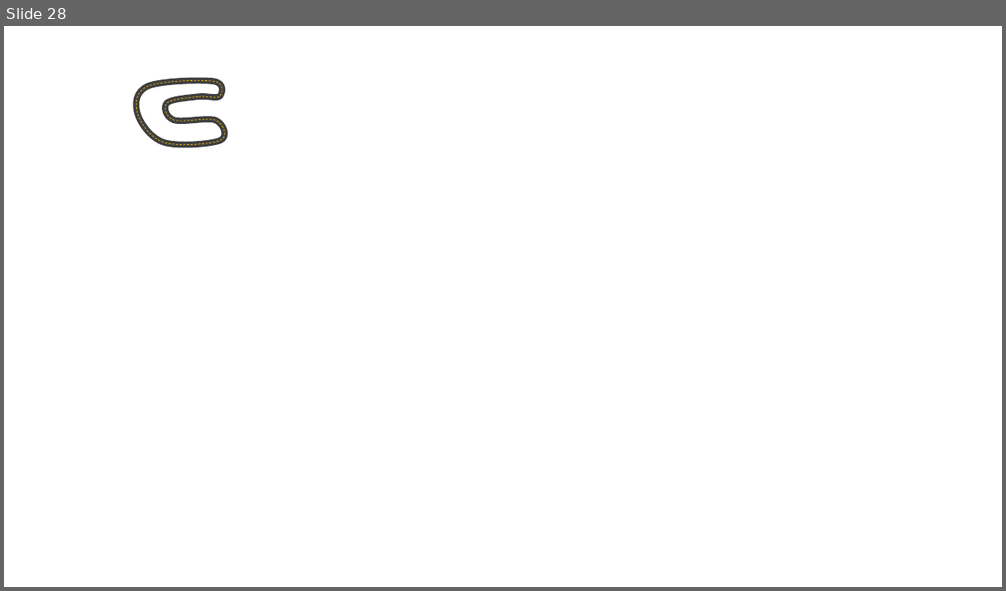
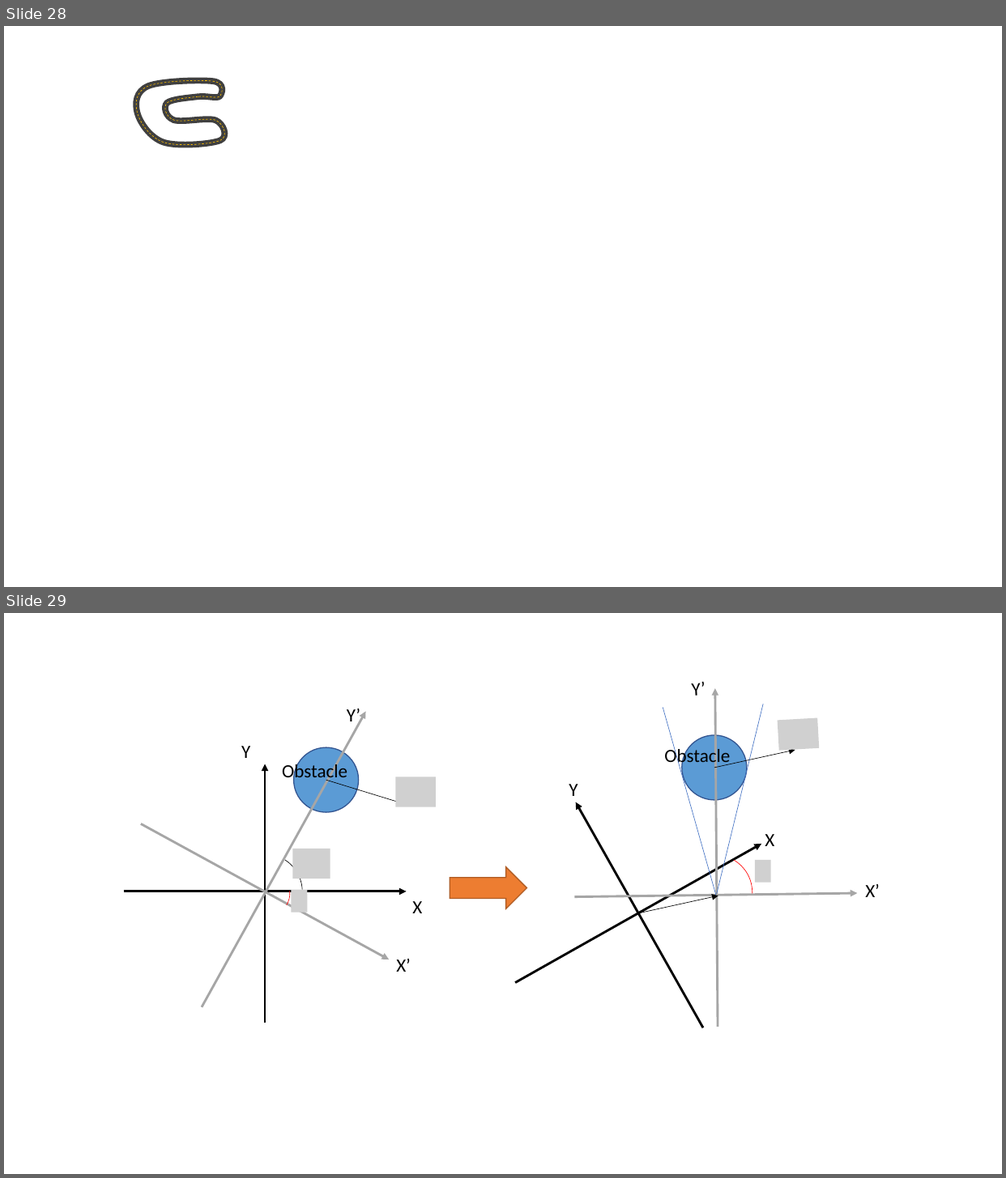
Before and after one commit to Yi-An-Wang/institute_information, a slide deck: path_planing/VO_code_try/robot_properties3.pptx. Shown one above the other, each under a label of ours: slide 28 before the commit, slides 28 and 29 after it. The pictures are 1006x591 and 1006x1178 pixels, drawn with LibreOffice and Linux fonts; fonts in the diff are those of the drawing; grey boxes stand for pictures. Boxes give left, top, right and bottom in pixels: in the first picture for what was removed or moved away, otherwise in the second. Text is boxed around its words. In the diff, an @@ line names an element or a change of style, - is before the commit and + after.

```diff
--- a/path_planing/VO_code_try/robot_properties3.pptx
+++ b/path_planing/VO_code_try/robot_properties3.pptx
@@ slide 29 added at bbox=[4, 613, 1002, 1174], background #FFFFFF @@
@@ text added at bbox=[347, 709, 360, 726], 18 pt, text #000000 @@
+Y’
@@ line added from (663, 707) to (716, 895), #4472C4 0.5 pt @@
@@ line added from (763, 704) to (717, 894), #4472C4 0.5 pt @@
@@ arrow added from (202, 1007) to (365, 711), #A6A6A6 2.25 pt @@
@@ text added at bbox=[241, 746, 250, 758], 18 pt, text #000000 @@
+Y
@@ ellipse added at bbox=[294, 747, 359, 813], fill #5B9BD5, outline #325491 1 pt @@
@@ group added at bbox=[515, 681, 880, 1028]: 5 arrows, 5 texts, 1 ellipse, 1 arc (boxed as its full ellipse), 1 picture @@
+X
+Y
+X’
+Y’
+Obstacle
@@ arrow added from (266, 1023) to (266, 764), #000000 2.25 pt @@
@@ text added at bbox=[282, 762, 347, 783], 18 pt, text #000000 @@
+Obstacle
@@ arrow added from (326, 780) to (405, 805), #000000 0.5 pt @@
@@ picture added at bbox=[395, 777, 436, 807] @@
@@ arrow added from (141, 824) to (389, 960), #A6A6A6 2.25 pt @@
@@ arc (boxed as its full ellipse) added at bbox=[228, 854, 303, 929], outline #000000 0.5 pt @@
@@ picture added at bbox=[293, 849, 330, 879] @@
@@ arc (boxed as its full ellipse) added at bbox=[242, 871, 290, 916], outline #FF0000 0.5 pt @@
@@ right arrow added at bbox=[450, 867, 526, 909], fill #ED7D31, outline #AF5C24 1 pt @@
@@ picture added at bbox=[755, 860, 771, 883] @@
@@ arrow added from (124, 892) to (406, 892), #000000 2.25 pt @@
@@ picture added at bbox=[292, 890, 308, 913] @@
@@ text added at bbox=[412, 901, 422, 914], 18 pt, text #000000 @@
+X
@@ arrow added from (637, 914) to (718, 896), #000000 0.5 pt @@
@@ text added at bbox=[396, 959, 411, 972], 18 pt, text #000000 @@
+X’
```
Also in this commit, not shown: 2 other slides added, 1 other file.
